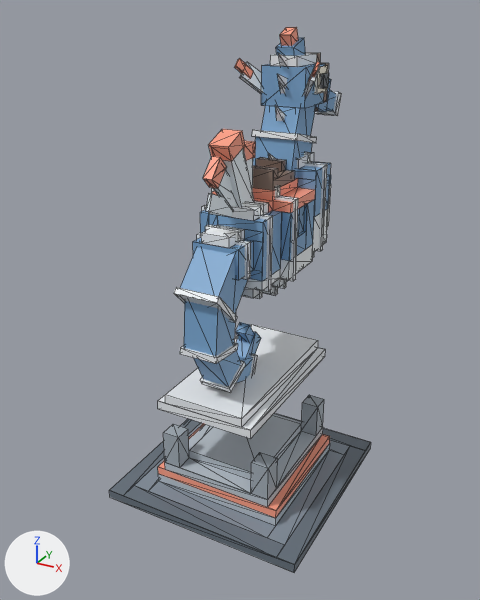
A saved change to the glTF model art/creatures/Seahorse/tiers/game/T6/SeahorseTrainer6.glb.
The view is the same before and after, from a 50 mm lens placed at (12.2, -24.9, 10.5), pointed at (-0.8, -1.1, -1.4). Lighting does not change. The marker at lower left points along +X, +Y and +Z. The picture after the commit comes second. Mesh edges are drawn as thin lines. Where no turn or scale is listed for an object, it has been applied to the vertices.

The first picture shows 'Body', 'Fin', 'Head', 'Plate', 'Stand', 'T1', 'T2', 'T3' and 3 more.
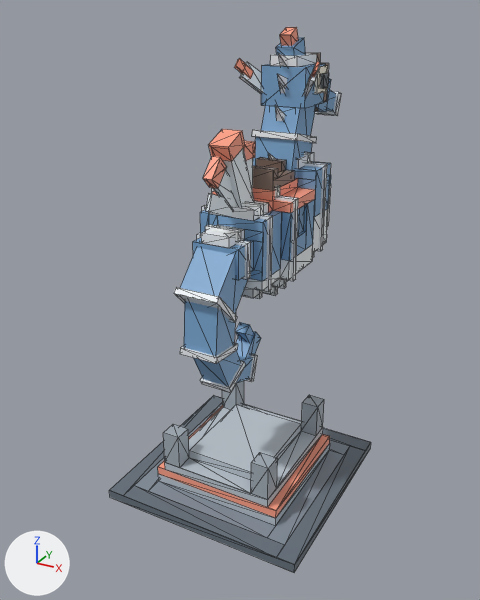
The edits, one by one:
Object 'Plate' (ob_plate) is deleted.

Where the change shows, as pixel boxes [x1, y1, x2, y2] in the pictures (480 x 600 px):
'Plate', deleted: before [158, 324, 325, 439]
